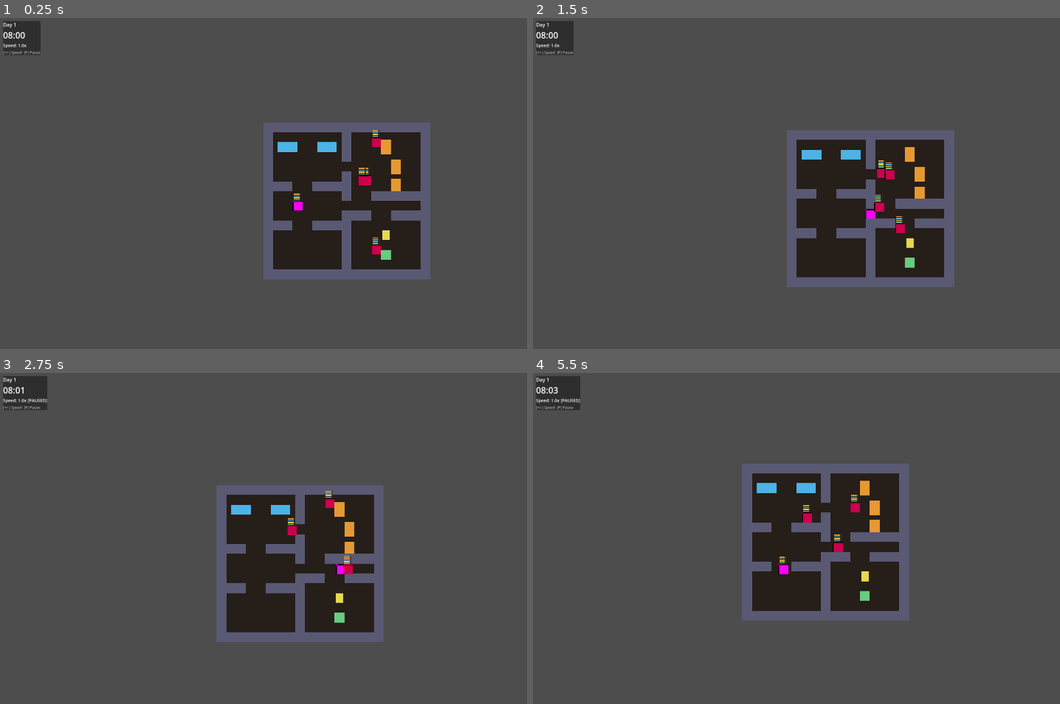
Above: before the commit, frames 1-4 (two rows, left to right).
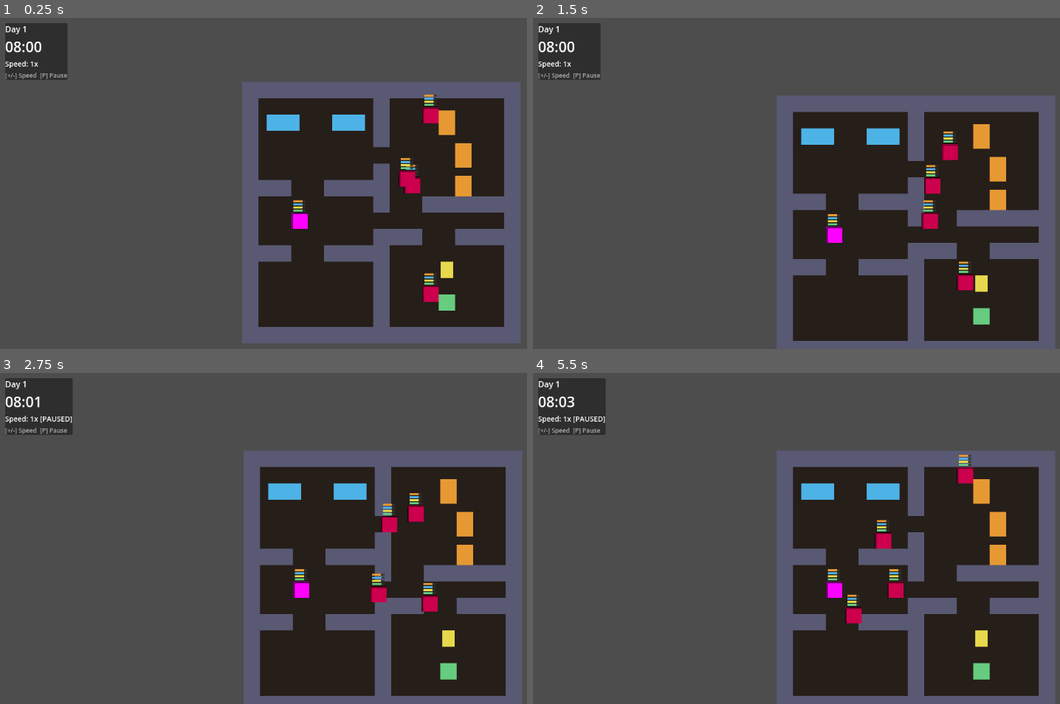
Above: after the commit, the same moments.

Repository: NikkiKoole/simgodot
Game: Godot game, scene res://scenes/main.tscn
Same seed, same stepped clock (60 frames per second), same inputs: the game is played once before the commit and once after it. After the commit the project has no main scene; this scene is started directly in both runs.
Inputs:
- Up to frame 1 (0.25 s): no input
- Up to frame 2 (1.5 s): tap Enter at 0.5 s; hold D (move_right, bound only before the commit) 0.53-1.28 s; tap E (interact, bound only before the commit) at 0.6 s; tap P at 0.8, 1.35 s; hold S (move_down, bound only before the commit) from 1.28 s (still down)
- Up to frame 3 (2.75 s): tap E (interact, bound only before the commit) at 1.55, 2.1 s; release S (move_down, bound only before the commit) at 2.03 s; hold D (move_right, bound only before the commit) from 2.03 s (still down); tap P at 2.3 s
- Up to frame 4 (5.5 s): release D (move_right, bound only before the commit) at 2.78 s; hold W (move_up, bound only before the commit) 2.78-3.53 s; tap P at 2.85, 3.8, 4.35, 5.3 s; tap E (interact, bound only before the commit) at 3.05, 3.6, 4.55, 5.1 s; hold A (move_left, bound only before the commit) 3.53-5.03 s; hold S (move_down, bound only before the commit) from 5.03 s (still down)

The runs differ from the first frame. In frame 1, 36% of the frame differs, in the area x 0-99%, y 0-99%; in frame 2, 34%; in frame 3, 38%; in frame 4, 39%, in the area x 0-100%, y 0-100%.

Commit message:
Add tick-based time system, FUN motive, and NPC collision
- Tick system: 1 tick = 1 game minute, speeds 1x/2x/4x/8x
- All simulation scales with speed (movement, timers, motives)
- Fix NPC waypoint overshoot at high speeds
- Add FUN motive with TV, Computer, Bookshelf objects
- Add NPC-to-NPC and NPC-to-Player collision
- Smaller collision boxes (12x12 NPC, 14x14 player) for easier movement

Diff:
--- a/project.godot
+++ b/project.godot
@@ -13,52 +13,6 @@
 config/name="hello"
 config/features=PackedStringArray("4.5", "GL Compatibility")
 config/icon="res://icon.svg"
-run/main_scene="res://scenes/main.tscn"
-
-[display]
-
-window/size/viewport_width=1920
-window/size/viewport_height=1080
-window/size/window_width_override=1920
-window/size/window_height_override=1080
-
-[input]
-
-move_up={
-"deadzone": 0.2,
-"events": [Object(InputEventKey,"resource_local_to_scene":false,"resource_name":"","device":-1,"window_id":0,"alt_pressed":false,"shift_pressed":false,"ctrl_pressed":false,"meta_pressed":false,"pressed":false,"keycode":0,"physical_keycode":87,"key_label":0,"unicode":119,"location":0,"echo":false,"script":null)
-, Object(InputEventKey,"resource_local_to_scene":false,"resource_name":"","device":-1,"window_id":0,"alt_pressed":false,"shift_pressed":false,"ctrl_pressed":false,"meta_pressed":false,"pressed":false,"keycode":0,"physical_keycode":4194320,"key_label":0,"unicode":0,"location":0,"echo":false,"script":null)
-]
-}
-move_down={
-"deadzone": 0.2,
-"events": [Object(InputEventKey,"resource_local_to_scene":false,"resource_name":"","device":-1,"window_id":0,"alt_pressed":false,"shift_pressed":false,"ctrl_pressed":false,"meta_pressed":false,"pressed":false,"keycode":0,"physical_keycode":83,"key_label":0,"unicode":115,"location":0,"echo":false,"script":null)
-, Object(InputEventKey,"resource_local_to_scene":false,"resource_name":"","device":-1,"window_id":0,"alt_pressed":false,"shift_pressed":false,"ctrl_pressed":false,"meta_pressed":false,"pressed":false,"keycode":0,"physical_keycode":4194322,"key_label":0,"unicode":0,"location":0,"echo":false,"script":null)
-]
-}
-move_left={
-"deadzone": 0.2,
-"events": [Object(InputEventKey,"resource_local_to_scene":false,"resource_name":"","device":-1,"window_id":0,"alt_pressed":false,"shift_pressed":false,"ctrl_pressed":false,"meta_pressed":false,"pressed":false,"keycode":0,"physical_keycode":65,"key_label":0,"unicode":97,"location":0,"echo":false,"script":null)
-, Object(InputEventKey,"resource_local_to_scene":false,"resource_name":"","device":-1,"window_id":0,"alt_pressed":false,"shift_pressed":false,"ctrl_pressed":false,"meta_pressed":false,"pressed":false,"keycode":0,"physical_keycode":4194319,"key_label":0,"unicode":0,"location":0,"echo":false,"script":null)
-]
-}
-move_right={
-"deadzone": 0.2,
-"events": [Object(InputEventKey,"resource_local_to_scene":false,"resource_name":"","device":-1,"window_id":0,"alt_pressed":false,"shift_pressed":false,"ctrl_pressed":false,"meta_pressed":false,"pressed":false,"keycode":0,"physical_keycode":68,"key_label":0,"unicode":100,"location":0,"echo":false,"script":null)
-, Object(InputEventKey,"resource_local_to_scene":false,"resource_name":"","device":-1,"window_id":0,"alt_pressed":false,"shift_pressed":false,"ctrl_pressed":false,"meta_pressed":false,"pressed":false,"keycode":0,"physical_keycode":4194321,"key_label":0,"unicode":0,"location":0,"echo":false,"script":null)
-]
-}
-interact={
-"deadzone": 0.2,
-"events": [Object(InputEventKey,"resource_local_to_scene":false,"resource_name":"","device":-1,"window_id":0,"alt_pressed":false,"shift_pressed":false,"ctrl_pressed":false,"meta_pressed":false,"pressed":false,"keycode":0,"physical_keycode":69,"key_label":0,"unicode":101,"location":0,"echo":false,"script":null)
-, Object(InputEventKey,"resource_local_to_scene":false,"resource_name":"","device":-1,"window_id":0,"alt_pressed":false,"shift_pressed":false,"ctrl_pressed":false,"meta_pressed":false,"pressed":false,"keycode":0,"physical_keycode":32,"key_label":0,"unicode":32,"location":0,"echo":false,"script":null)
-]
-}
-
-[navigation]
-
-2d/default_cell_size=1.0
-2d/merge_rasterizer_cell_scale=0.001
 
 [rendering]
 
--- a/scenes/npc.tscn
+++ b/scenes/npc.tscn
@@ -3,14 +3,14 @@
 [ext_resource type="Script" path="res://scripts/npc.gd" id="1_npc"]
 
 [sub_resource type="RectangleShape2D" id="RectangleShape2D_collision"]
-size = Vector2(24, 24)
+size = Vector2(12, 12)
 
 [sub_resource type="PlaceholderTexture2D" id="PlaceholderTexture2D_sprite"]
 size = Vector2(32, 32)
 
 [node name="NPC" type="CharacterBody2D"]
 collision_layer = 2
-collision_mask = 1
+collision_mask = 7
 script = ExtResource("1_npc")
 
 [node name="CollisionShape2D" type="CollisionShape2D" parent="."]
--- /dev/null
+++ b/scenes/objects/bookshelf.tscn
@@ -0,0 +1,25 @@
+[gd_scene load_steps=3 format=3 uid="uid://bookshelf001"]
+
+[ext_resource type="Script" path="res://scripts/interactable_object.gd" id="1_interactable"]
+
+[sub_resource type="RectangleShape2D" id="RectangleShape2D_collision"]
+size = Vector2(48, 24)
+
+[node name="Bookshelf" type="Area2D"]
+collision_layer = 4
+collision_mask = 3
+script = ExtResource("1_interactable")
+advertisements = {
+4: 25.0
+}
+use_duration = 15.0
+
+[node name="Sprite2D" type="ColorRect" parent="."]
+offset_left = -24.0
+offset_top = -12.0
+offset_right = 24.0
+offset_bottom = 12.0
+color = Color(0.9, 0.4, 0.7, 1)
+
+[node name="CollisionShape2D" type="CollisionShape2D" parent="."]
+shape = SubResource("RectangleShape2D_collision")
--- /dev/null
+++ b/scenes/objects/computer.tscn
@@ -0,0 +1,25 @@
+[gd_scene load_steps=3 format=3 uid="uid://computer001"]
+
+[ext_resource type="Script" path="res://scripts/interactable_object.gd" id="1_interactable"]
+
+[sub_resource type="RectangleShape2D" id="RectangleShape2D_collision"]
+size = Vector2(32, 32)
+
+[node name="Computer" type="Area2D"]
+collision_layer = 4
+collision_mask = 3
+script = ExtResource("1_interactable")
+advertisements = {
+4: 40.0
+}
+use_duration = 8.0
+
+[node name="Sprite2D" type="ColorRect" parent="."]
+offset_left = -16.0
+offset_top = -16.0
+offset_right = 16.0
+offset_bottom = 16.0
+color = Color(0.9, 0.4, 0.7, 1)
+
+[node name="CollisionShape2D" type="CollisionShape2D" parent="."]
+shape = SubResource("RectangleShape2D_collision")
--- /dev/null
+++ b/scenes/objects/tv.tscn
@@ -0,0 +1,25 @@
+[gd_scene load_steps=3 format=3 uid="uid://tv001"]
+
+[ext_resource type="Script" path="res://scripts/interactable_object.gd" id="1_interactable"]
+
+[sub_resource type="RectangleShape2D" id="RectangleShape2D_collision"]
+size = Vector2(40, 24)
+
+[node name="TV" type="Area2D"]
+collision_layer = 4
+collision_mask = 3
+script = ExtResource("1_interactable")
+advertisements = {
+4: 35.0
+}
+use_duration = 10.0
+
+[node name="Sprite2D" type="ColorRect" parent="."]
+offset_left = -20.0
+offset_top = -12.0
+offset_right = 20.0
+offset_bottom = 12.0
+color = Color(0.9, 0.4, 0.7, 1)
+
+[node name="CollisionShape2D" type="CollisionShape2D" parent="."]
+shape = SubResource("RectangleShape2D_collision")
--- a/scenes/player.tscn
+++ b/scenes/player.tscn
@@ -3,14 +3,14 @@
 [ext_resource type="Script" path="res://scripts/player.gd" id="1_player"]
 
 [sub_resource type="RectangleShape2D" id="RectangleShape2D_collision"]
-size = Vector2(28, 28)
+size = Vector2(14, 14)
 
 [sub_resource type="PlaceholderTexture2D" id="PlaceholderTexture2D_sprite"]
 size = Vector2(32, 32)
 
 [node name="Player" type="CharacterBody2D"]
-collision_layer = 1
-collision_mask = 1
+collision_layer = 4
+collision_mask = 7
 script = ExtResource("1_player")
 
 [node name="CollisionShape2D" type="CollisionShape2D" parent="."]
--- a/scripts/clock_ui.gd
+++ b/scripts/clock_ui.gd
@@ -7,9 +7,6 @@
 var time_label: Label
 var day_label: Label
 var speed_label: Label
-
-const SPEEDS := [0.5, 1.0, 2.0, 5.0, 10.0]
-var current_speed_index: int = 1  # Start at 1.0x
 
 func _ready() -> void:
 	# Create UI container
@@ -34,7 +31,7 @@
 
 	# Speed label
 	speed_label = Label.new()
-	speed_label.text = "Speed: 1.0x"
+	speed_label.text = "Speed: 1x"
 	speed_label.add_theme_font_size_override("font_size", 14)
 	vbox.add_child(speed_label)
 
@@ -62,16 +59,14 @@
 		return
 
 	if event.is_action_pressed("ui_pause") or (event is InputEventKey and event.pressed and event.keycode == KEY_P):
-		game_clock.set_paused(not game_clock.is_paused)
+		game_clock.toggle_pause()
 
 	# Speed up with + or =
 	if event is InputEventKey and event.pressed:
 		if event.keycode == KEY_EQUAL or event.keycode == KEY_KP_ADD:
-			current_speed_index = mini(current_speed_index + 1, SPEEDS.size() - 1)
-			game_clock.set_speed(SPEEDS[current_speed_index])
+			game_clock.speed_up()
 		elif event.keycode == KEY_MINUS or event.keycode == KEY_KP_SUBTRACT:
-			current_speed_index = maxi(current_speed_index - 1, 0)
-			game_clock.set_speed(SPEEDS[current_speed_index])
+			game_clock.slow_down()
 
 func set_game_clock(clock: GameClock) -> void:
 	game_clock = clock
--- a/scripts/game_clock.gd
+++ b/scripts/game_clock.gd
@@ -1,17 +1,20 @@
 class_name GameClock
 extends Node
 
-## Game clock system - controls the flow of time in the game
-## Inspired by The Sims where time moves in ~2 minute increments
+## Game clock system using ticks
+## 1 tick = 1 game minute
+## At 1x speed: 1 tick = 1 real second (24-hour day = 24 real minutes)
 
 signal minute_passed(hour: int, minute: int)
 signal hour_passed(hour: int)
 signal day_passed(day: int)
 
-## How many real seconds = 1 game minute
-## Default: 1 real second = 1 game minute (so 1 real minute = 1 game hour)
-## Set lower for faster time, higher for slower
-@export var real_seconds_per_game_minute: float = 1.0
+## Base tick duration in real seconds (at 1x speed)
+const BASE_SECONDS_PER_TICK := 1.0
+
+## Available speed levels
+const SPEED_LEVELS := [1, 2, 4, 8]
+var speed_index: int = 0
 
 ## Current game time
 var day: int = 1
@@ -24,21 +27,25 @@
 ## Pause state
 var is_paused: bool = false
 
-## Speed multiplier (for fast-forward)
-var speed_multiplier: float = 1.0
+## Current speed multiplier (1, 2, 4, or 8)
+var speed_multiplier: int:
+	get:
+		return SPEED_LEVELS[speed_index]
 
 func _ready() -> void:
-	print("[GameClock] Started at Day ", day, ", ", _format_time())
+	print("[GameClock] Started at Day ", day, ", ", _format_time(), " (1 tick = 1 game minute)")
 
 func _process(delta: float) -> void:
 	if is_paused:
 		return
 
+	# At higher speeds, ticks happen faster
+	# 1x: 1 tick per second, 2x: 2 ticks per second, etc.
 	time_accumulator += delta * speed_multiplier
 
-	# Check if a game minute has passed
-	while time_accumulator >= real_seconds_per_game_minute:
-		time_accumulator -= real_seconds_per_game_minute
+	# Check if a tick (game minute) has passed
+	while time_accumulator >= BASE_SECONDS_PER_TICK:
+		time_accumulator -= BASE_SECONDS_PER_TICK
 		_advance_minute()
 
 func _advance_minute() -> void:
@@ -88,16 +95,25 @@
 func _format_time() -> String:
 	return "%02d:%02d" % [hour, minute]
 
-## Set the time speed
-## 1.0 = normal, 2.0 = double speed, 0.5 = half speed
-func set_speed(multiplier: float) -> void:
-	speed_multiplier = maxf(0.0, multiplier)
-	print("[GameClock] Speed set to ", speed_multiplier, "x")
+## Increase speed to next level
+func speed_up() -> void:
+	if speed_index < SPEED_LEVELS.size() - 1:
+		speed_index += 1
+		print("[GameClock] Speed: ", speed_multiplier, "x")
+
+## Decrease speed to previous level
+func slow_down() -> void:
+	if speed_index > 0:
+		speed_index -= 1
+		print("[GameClock] Speed: ", speed_multiplier, "x")
 
 ## Pause/unpause the clock
 func set_paused(paused: bool) -> void:
 	is_paused = paused
 	print("[GameClock] ", "Paused" if paused else "Resumed")
+
+func toggle_pause() -> void:
+	set_paused(not is_paused)
 
 ## Set time directly
 func set_time(new_hour: int, new_minute: int = 0) -> void:
@@ -105,10 +121,16 @@
 	minute = clampi(new_minute, 0, 59)
 	print("[GameClock] Time set to ", _format_time())
 
-## Get delta time scaled by game speed (for motive updates)
+## Get delta scaled by game speed (for simulation: movement, timers, etc.)
+func get_scaled_delta(real_delta: float) -> float:
+	if is_paused:
+		return 0.0
+	return real_delta * speed_multiplier
+
+## Get game minutes delta (for motive updates)
+## At 1x: 1 real second = 1 game minute
+## At 2x: 1 real second = 2 game minutes
 func get_game_delta(real_delta: float) -> float:
 	if is_paused:
 		return 0.0
-	# Convert real delta to game minutes
-	# If 1 real second = 1 game minute, then real_delta seconds = real_delta game minutes
-	return (real_delta / real_seconds_per_game_minute) * speed_multiplier
+	return real_delta * speed_multiplier
--- a/scripts/npc.gd
+++ b/scripts/npc.gd
@@ -61,10 +61,14 @@
 	if not is_initialized:
 		return
 
-	# Calculate game time delta for motive updates
-	var game_delta := delta
+	# Get speed multiplier and scaled deltas from game clock
+	var speed_mult := 1.0
+	var game_delta := delta  # For motive updates (in game minutes)
+	var scaled_delta := delta  # For timers (scaled by speed)
 	if game_clock != null:
+		speed_mult = game_clock.speed_multiplier if not game_clock.is_paused else 0.0
 		game_delta = game_clock.get_game_delta(delta)
+		scaled_delta = game_clock.get_scaled_delta(delta)
 
 	# Update motives using game time
 	motives.update(game_delta)
@@ -74,17 +78,17 @@
 			_decide_next_action()
 
 		State.WALKING:
-			_follow_path(delta)
+			_follow_path(speed_mult)
 
 		State.WAITING:
-			wait_timer -= delta
+			wait_timer -= scaled_delta
 			if wait_timer <= 0.0:
 				current_state = State.IDLE
 
 		State.USING_OBJECT:
-			_use_object(delta, game_delta)
-
-func _follow_path(_delta: float) -> void:
+			_use_object(scaled_delta, game_delta)
+
+func _follow_path(speed_mult: float) -> void:
 	if path_index >= current_path.size():
 		# Reached end of path
 		if target_object != null:
@@ -94,15 +98,20 @@
 		return
 
 	var target_pos := current_path[path_index]
+	var distance := global_position.distance_to(target_pos)
+
+	# Calculate how far we'd move this frame
+	var move_distance := speed * speed_mult * get_physics_process_delta_time()
+
+	# If we're close enough (or would overshoot), snap to waypoint and move to next
+	if distance <= move_distance + 2.0:
+		# Snap to waypoint and move to next
+		global_position = target_pos
+		path_index += 1
+		return
+
 	var direction := global_position.direction_to(target_pos)
-	var distance := global_position.distance_to(target_pos)
-
-	if distance < 4.0:
-		# Reached this waypoint, move to next
-		path_index += 1
-		return
-
-	velocity = direction * speed
+	velocity = direction * speed * speed_mult
 	move_and_slide()
 
 func _decide_next_action() -> void:
